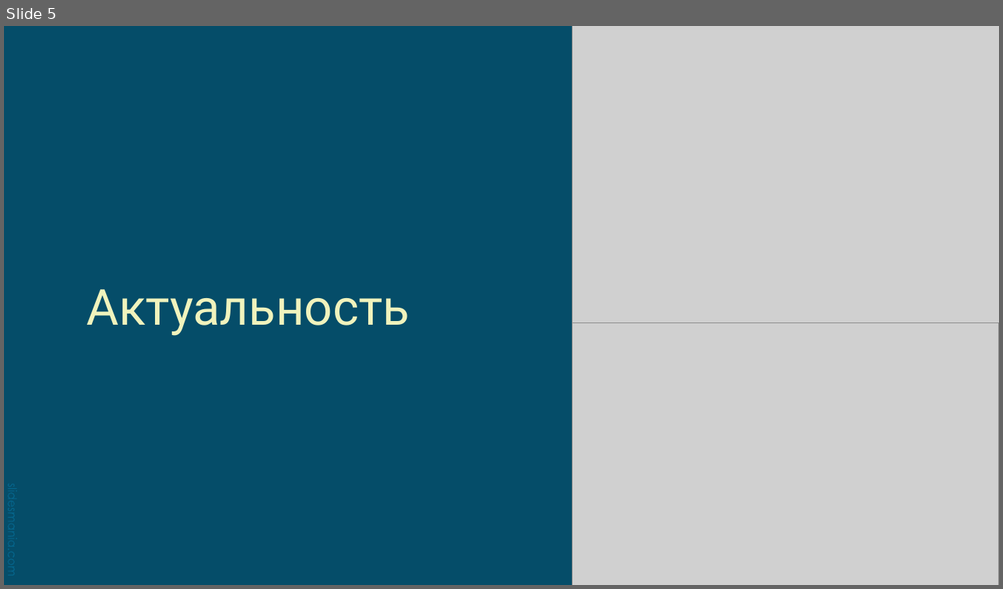
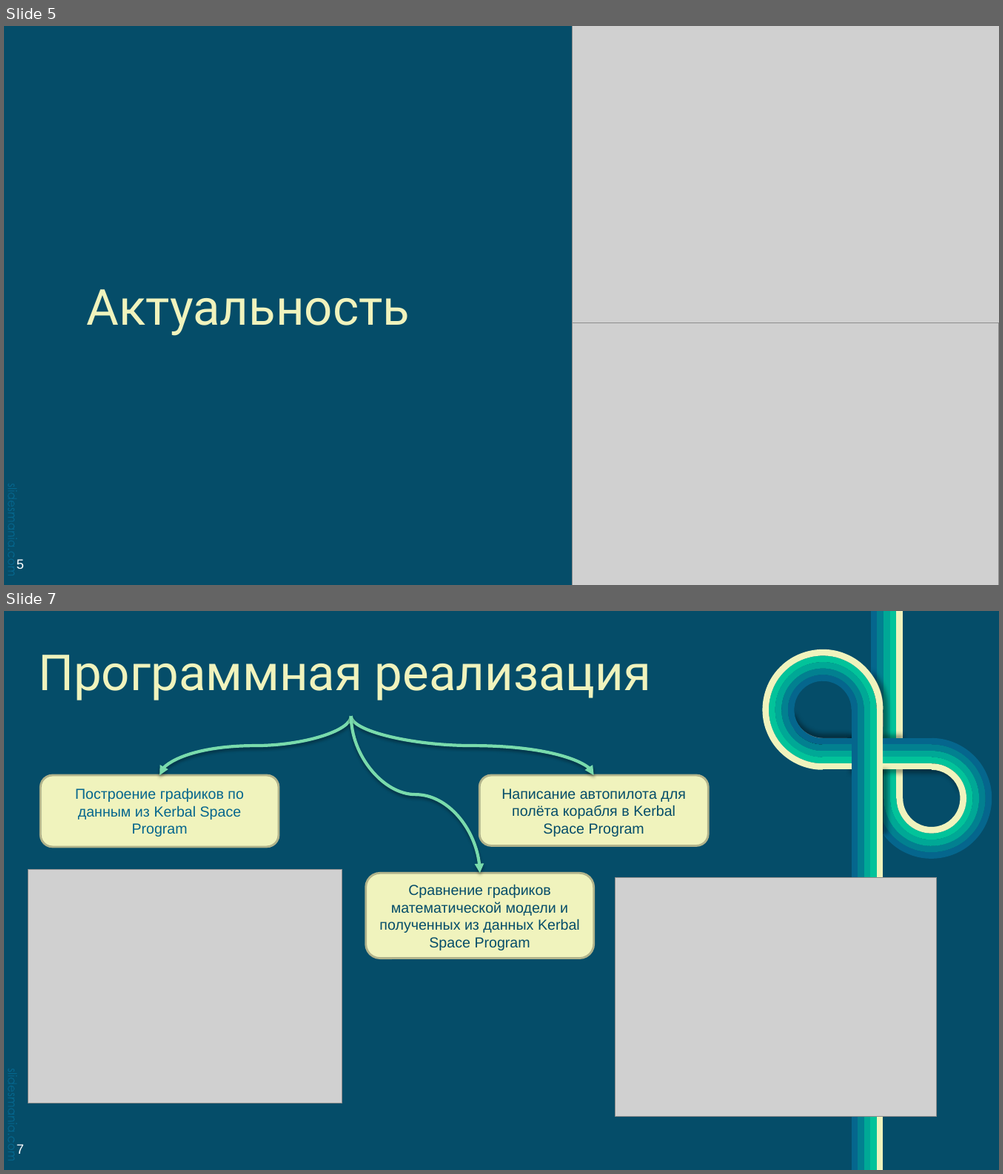
Before and after one commit to Tyhyqo/Cosmocat, a slide deck: Кошка.pptx. Shown one above the other, each under a label of ours: slide 5 before the commit, slides 5 and 7 after it; the slides between them are not shown. The pictures are 1003x589 and 1003x1174 pixels, drawn with LibreOffice and Linux fonts; fonts in the diff are those of the drawing; grey boxes stand for pictures; background and template pictures are left out. Boxes give left, top, right and bottom in pixels: in the first picture for what was removed or moved away, otherwise in the second. Text is boxed around its words. In the diff, an @@ line names an element or a change of style, - is before the commit and + after.

```diff
--- a/Кошка.pptx
+++ b/Кошка.pptx
@@ slide 7 added at [4, 611, 999, 1170], background picture (left out); not listed: 18 template elements that a slide beside it also shows @@
@@ title added at [38, 655, 651, 701], 48 pt, text #F0F3BD @@
+Программная реализация
@@ group added at [762, 649, 883, 770]: 5 freeform shapes @@
@@ curved arrow added from (351, 716) to (159, 775), #79DBAC 3 pt @@
@@ curved arrow added from (351, 716) to (594, 775), #79DBAC 3 pt @@
@@ curved arrow added from (351, 716) to (480, 873), #79DBAC 3 pt @@
@@ group added at [822, 738, 931, 770]: 5 freeform shapes @@
@@ group added at [871, 738, 992, 860]: 5 freeform shapes @@
@@ rounded rectangle added at [40, 775, 279, 847], fill #F0F3BD, outline #B2B48C 2 pt, 14 pt, text #05668D @@
+Построение графиков по данным из Kerbal Space Program
@@ rounded rectangle added at [479, 775, 708, 846], fill #F0F3BD, outline #B2B48C 2 pt, 14 pt, text #054D69 @@
+Написание автопилота для полёта корабля в Kerbal Space Program
@@ picture added at [28, 870, 343, 1104] @@
@@ rounded rectangle added at [366, 873, 595, 958], fill #F0F3BD, outline #B2B48C 2 pt, 14 pt, text #054D69 @@
+Сравнение графиков математической модели и полученных из данных Kerbal Space Program
@@ picture added at [615, 877, 936, 1117] @@
@@ page number added at [17, 1145, 24, 1154], 13 pt, text #FFFFFF @@
+7
@@ slide 5 changed as well @@
@@ text added at [17, 560, 24, 569], 13 pt, text #FFFFFF @@
+5
```
Also in this commit, not shown: 6 other slides changed, 2 slides removed.
